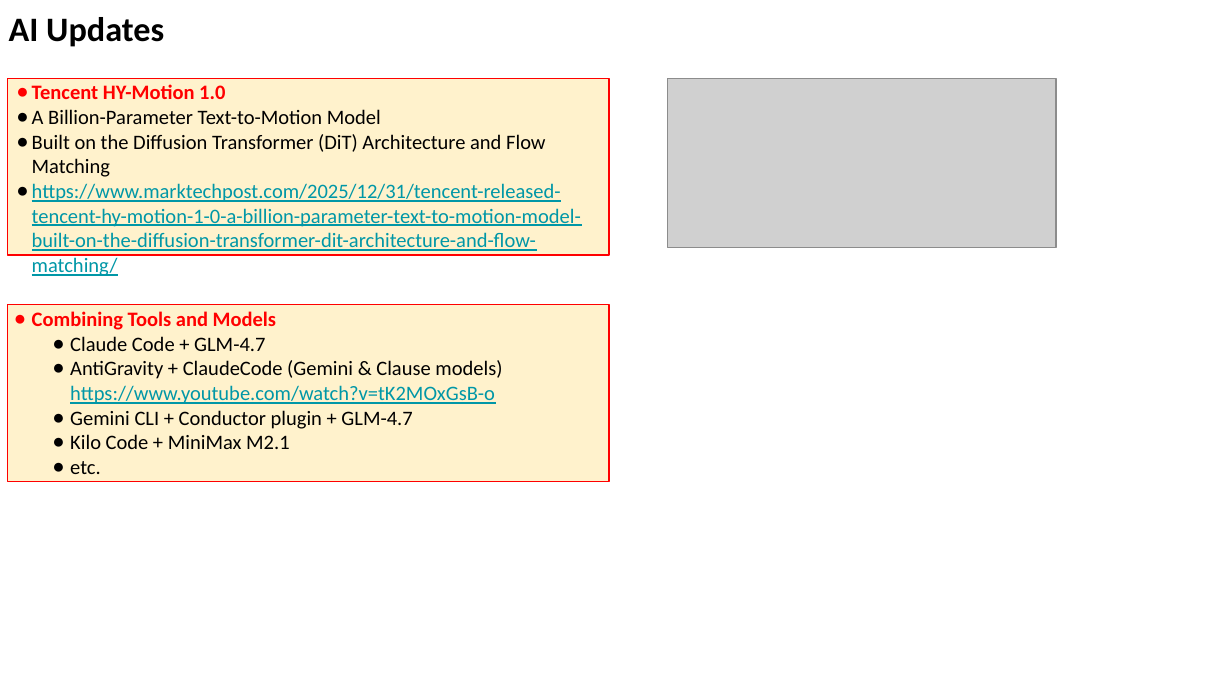
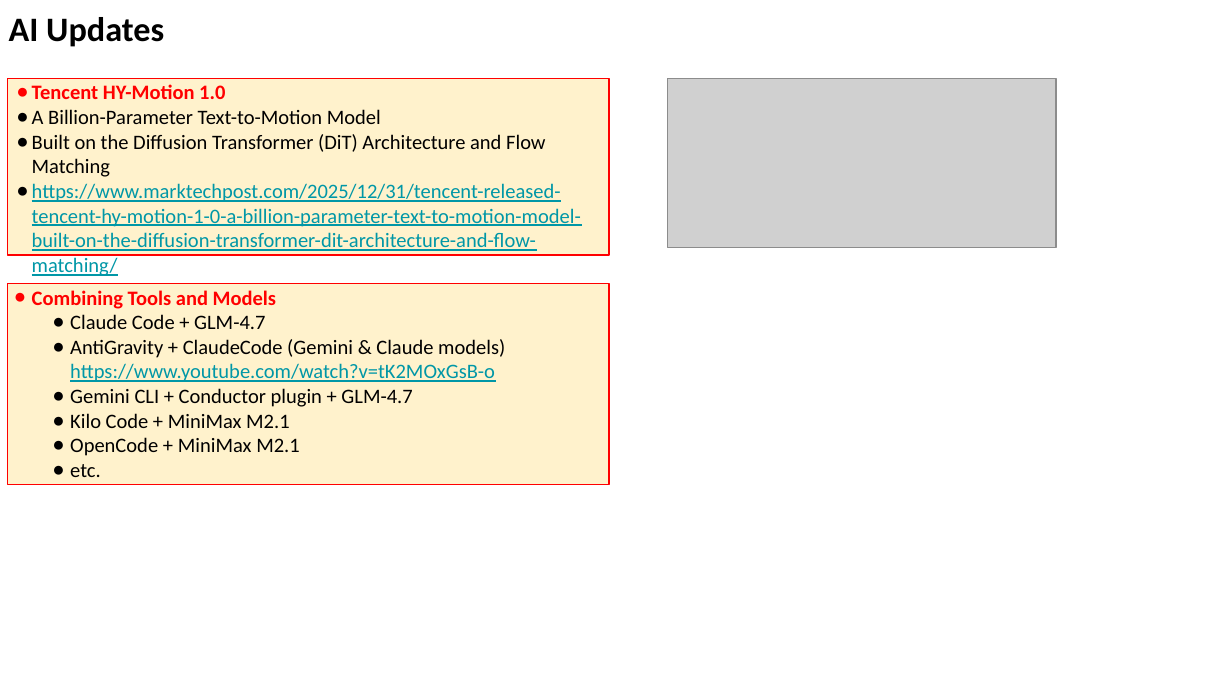
Before and after one commit to lselector/seminar, a slide deck: slide 14 of 2026/2026-01-09-AI-Updates.pptx. Drawn at 1232x693 pixels with LibreOffice and Linux fonts; fonts in the diff are those of the drawing; grey boxes stand for pictures. Boxes give left, top, right and bottom in pixels: in the first picture for what was removed or moved away, otherwise in the second. Text is boxed around its words. In the diff, an @@ line names an element or a change of style, - is before the commit and + after.

```diff
--- a/2026/2026-01-09-AI-Updates.pptx
+++ b/2026/2026-01-09-AI-Updates.pptx
@@ rectangle "Combining Tools and Models": place and size @@
-rectangle "Combining Tools and Models" at bbox=[7, 304, 609, 480]
+rectangle "Combining Tools and Models" at bbox=[7, 283, 609, 485]
@@ text in rectangle at bbox=[70, 339, 505, 382]: text changed @@
-● AntiGravity + ClaudeCode (Gemini & Clause models)
-  https://www.youtube.com/watch?v=tK2MOxGsB-o
+● AntiGravity + ClaudeCode (Gemini & Claude models)
+  https://www.youtube.com/watch?v=tK2MOxGsB-o
@@ text in rectangle at bbox=[70, 437, 299, 456]: paragraph added @@
+● OpenCode + MiniMax M2.1
```
Also in this commit, not shown: 7 other slides changed, 2 slides added.
